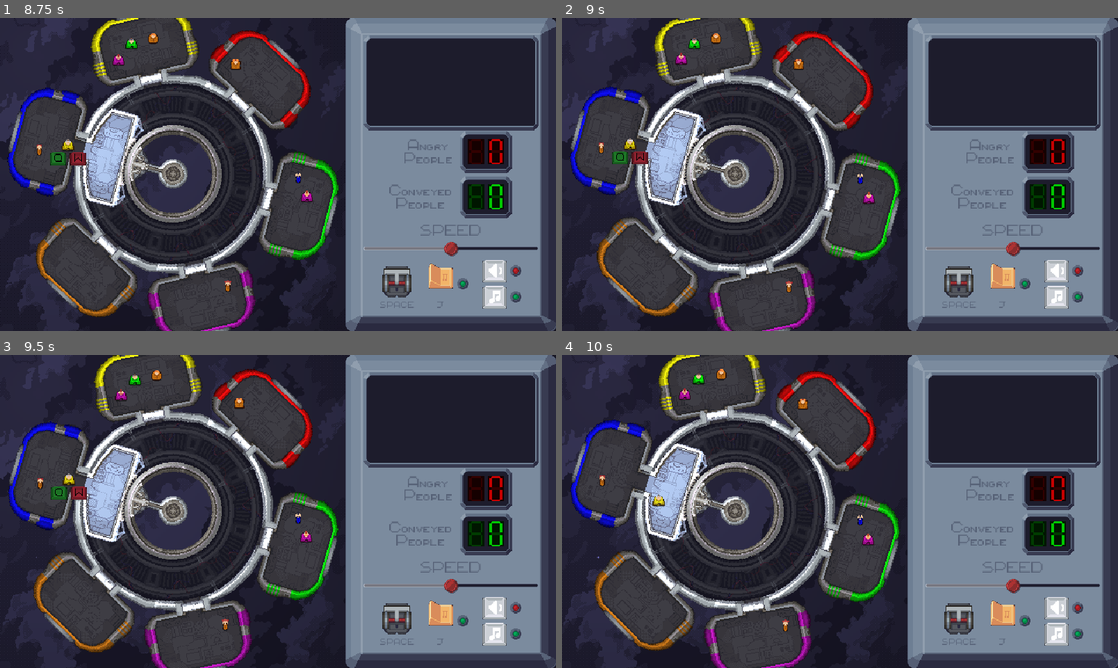
Above: before the commit, frames 1-4 (two rows, left to right).
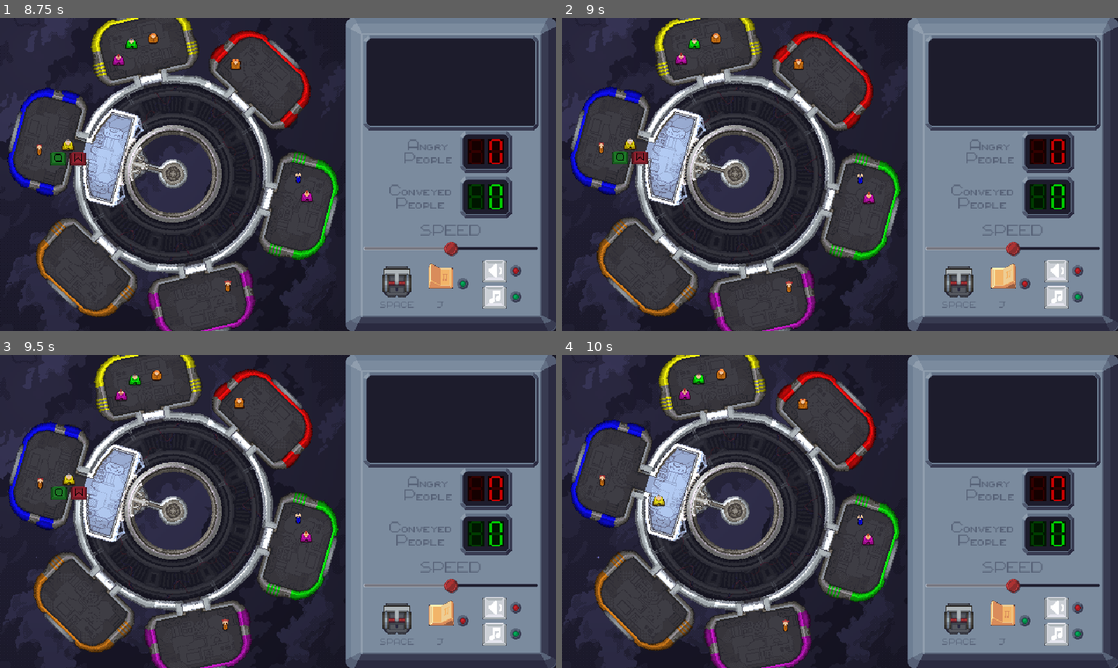
Above: after the commit, the same moments.

Repository: tehelka-gamedev/gmtk-2025
Game: Godot game, scene res://ui/main_menu/main_menu.tscn
Same seed, same stepped clock (60 frames per second), same inputs: the game is played once before the commit and once after it. Sound files missing from this copy of the repository are replaced by a short silence.
Inputs (mouse positions are in pixels of both pictures, inside the frame that each line leads up to):
- Up to frame 1 (8.75 s): click "Play" at 0.5 s; click "Play" at 1.25 s; click (394, 280) at 2 s; click (439, 274) at 2.75 s; click (494, 271) at 3.52 s; click (394, 280) at 4.25 s; click (439, 274) at 5 s; click (494, 271) at 5.77 s; click (394, 280) at 6.5 s; click (439, 274) at 7.25 s; click (494, 271) at 8.02 s
- Up to frame 2 (9 s): hold J (toggle_jingle) from 8.78 s (still down)
- Up to frame 3 (9.5 s): keep holding J (toggle_jingle)
- Up to frame 4 (10 s): release J (toggle_jingle) at 9.53 s; tap Q (accept_npc_entering) at 9.6 s; tap J (toggle_jingle) at 9.8 s

Frame 1 is identical in both runs. In frame 2, 0.3% of the frame differs, in the area x 77-84%, y 78-87%; in frame 3, 0.3%; in frame 4, nothing differs.

Commit message:
toggle jingle with J (do nothing :( )

Diff:
--- a/godot/ui/control_panel/jinglebutton.gd
+++ b/godot/ui/control_panel/jinglebutton.gd
@@ -22,3 +22,7 @@
         SmallLight.LightTemplate.OK if toggled_on
         else SmallLight.LightTemplate.NOT_OK
     )
+
+func _unhandled_input(event: InputEvent) -> void:
+    if event.is_action_pressed("toggle_jingle"):
+        check_button.button_pressed = not check_button.button_pressed
